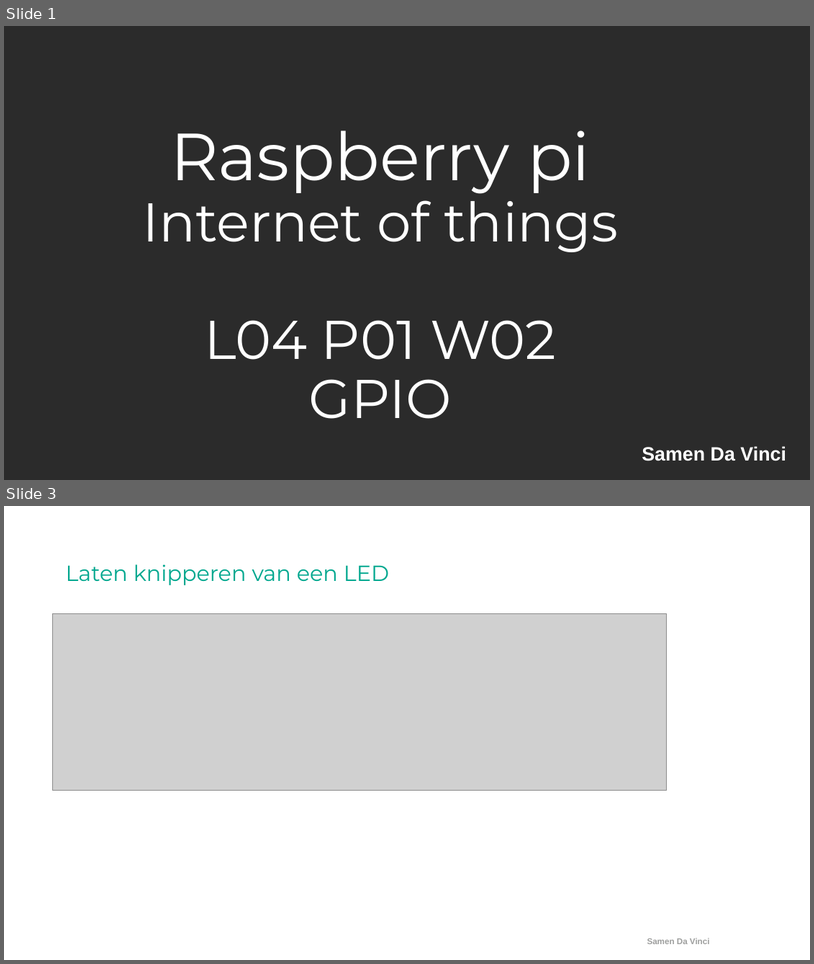
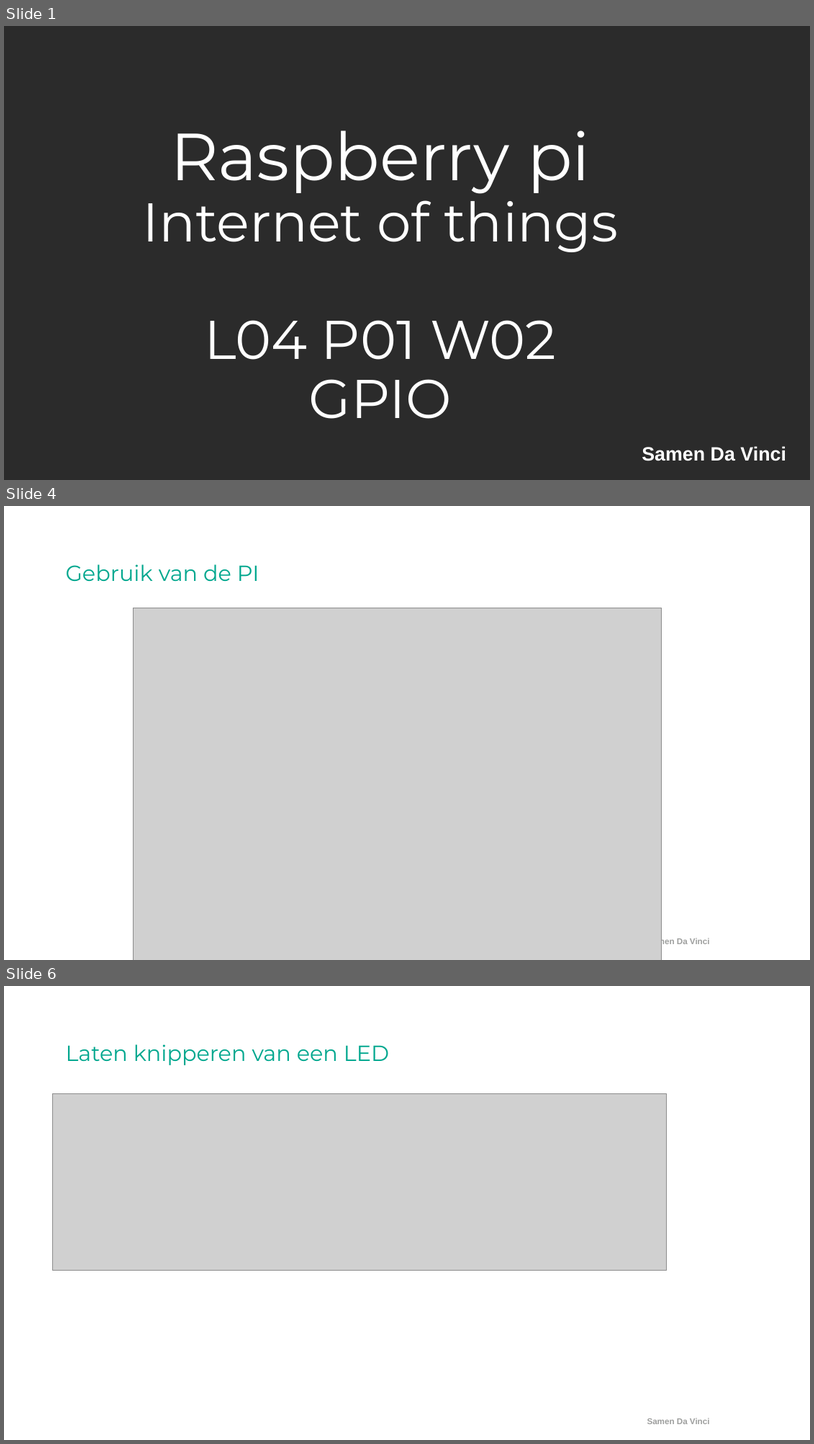
Before and after one commit to ArjanKam/Onderwijs, a slide deck: L04P01 - Raspberry Pi - IOT 1/L04P01 - Week 2 - GPIO.pptx. Shown one above the other, each under a label of ours: slides 1 and 3 before the commit, slides 1, 4 and 6 after it; the slides between them are not shown. The pictures are 814x964 and 814x1444 pixels, drawn with LibreOffice and Linux fonts; fonts in the diff are those of the drawing; grey boxes stand for pictures; background and template pictures are left out; a plain dark background stands for a picture behind light text. Boxes give left, top, right and bottom in pixels: in the first picture for what was removed or moved away, otherwise in the second. Text is boxed around its words. In the diff, an @@ line names an element or a change of style, - is before the commit and + after.

```diff
--- a/L04P01 - Raspberry Pi - IOT 1/L04P01 - Week 2 - GPIO.pptx
+++ b/L04P01 - Raspberry Pi - IOT 1/L04P01 - Week 2 - GPIO.pptx
@@ slide 4 added at (4, 506, 810, 960), background picture (left out); not listed: 1 template element that a slide beside it also shows @@
@@ title added at (66, 564, 260, 582), 26 pt, text #00A78E @@
+Gebruik van de PI
@@ picture added at (134, 608, 661, 960) @@
@@ what was slide 3 is now slide 6 @@
```
Also in this commit, not shown: 2 other slides added, 2 other files.
